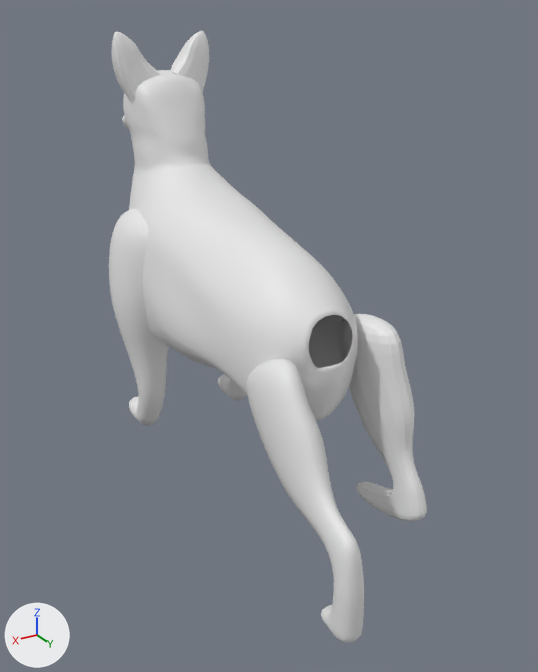
The Blender file German Shepherd Dog.blend: old version first, new version second.
Rendered twice from a 50 mm camera at (5.8, 12.85, 7.68) aimed at (-0.19, 2.87, 2.69). Lighting does not change. The marker at lower left points along +X, +Y and +Z.

Objects in the first picture: 'Back Legs_Left', 'Dog', 'Ears', 'Front legs', 'Right'.
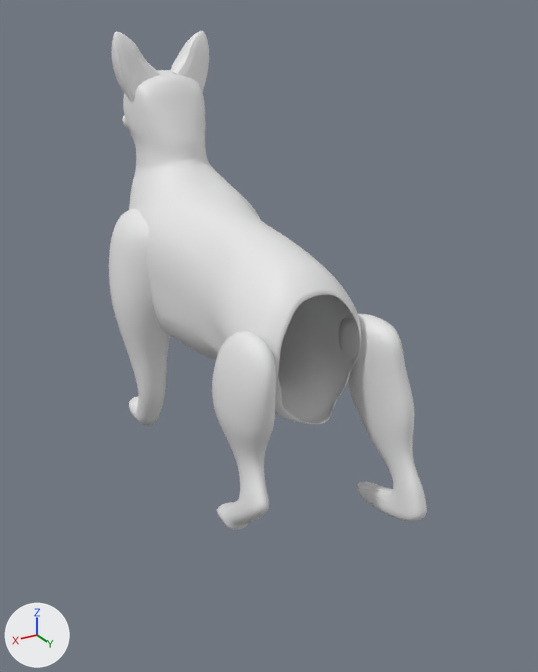
Commit message: Before extruding the limbs

Changed parts and their boxes (x1, y1, x2, y2) in the pictures (538 x 672 px; the box of a moved part takes in the faces that stretch with it):
'Dog', reshaped
    before: (122, 70, 358, 421)
    after: (122, 70, 361, 424)
'Back Legs_Left', hidden
    before: (247, 359, 364, 643)
'Back Legs_Left.001', added
    after: (212, 331, 276, 530)
part 1 of me_plane_001, moved or reshaped
    before: (122, 115, 358, 421)
    after: (122, 115, 361, 424)

What changed in the scene script:
```text
Change me_plane_001:
    used by ob_dog; location = (-0.03, -2.49, 5.59); rotation_euler = (1.571, 0.0, 3.142), in degrees (90, 0, 180); scale = (0.158, 0.158, 0.158)
    remove me_plane_001.from_pydata(...)  # 530 vertices, 474 faces; spans x -8.4..0.0, y -23.9..7.4, z 0.1..47.7
    add me_plane_001.from_pydata(...)  # 533 vertices, 476 faces; spans x -7.9..0.0, y -23.9..7.4, z 0.1..46.1
    me_plane_001 part 1
    16 vertices are removed from x -4.7..0.0, y -23.5..-2.7, z 14.9..47.7
    31 faces are deleted
    22 vertices in x -8.3..-1.6, y -20.1..-8.5, z 7.5..42.3 move by (0.8, 0.0, 0.0)
    16 vertices in x -4.6..-1.3, y -4.8..0.6, z 4.7..14.9 move by (0.2, 0.0, 0.0)
    11 vertices in x -4.2..-2.3, y -2.2..2.3, z 5.0..14.9 move by (0.3, 0.0, 0.0)
    9 vertices in x -7.7..-1.3, y -21.6..-8.9, z 10.1..42.3 move by (1.0, 0.0, 0.0)
    5 vertices in x -4.2..-3.8, y 0.8..3.1, z 10.5..14.6 move by (-0.1, 0.0, 0.0)
    5 vertices in x -8.4..-4.2, y -22.8..-15.2, z 21.1..29.7 move by (1.8, 0.0, 0.0)
    99 vertices move from x -8.1..0.0, y -23.1..5.1, z 2.1..43.8 to x -6.2..0.0, y -23.1..5.1, z 2.0..44.0
    19 vertices are added at x -5.9..0.0, y -23.6..-2.0, z 14.9..46.1
    33 new faces join them
Add me_cube_004:
    me_cube_004.from_pydata(...)  # 44 vertices, 42 faces; spans x -1.6..5.1, y -19.5..-0.4, z -3.4..22.7
    me_cube_004.polygons.foreach_set('use_smooth', [True] * 42)
Change ob_back_legs_left:
    add ob_back_legs_left.hide_set(True)
Add ob_back_legs_left_001:
    ob_back_legs_left_001 = bpy.data.objects.new('Back Legs_Left.001', me_cube_004)
    ob_back_legs_left_001.location = (0.8, 4.23, -0.08)
    ob_back_legs_left_001.rotation_euler = (-0.717, 0.0, 0.012)  # degrees (-41, 0, 0.7)
    ob_back_legs_left_001.scale = (0.137, 0.137, 0.137)
    _m = ob_back_legs_left_001.modifiers.new('Subdivision', 'SUBSURF')
    _m.levels = 2
```
